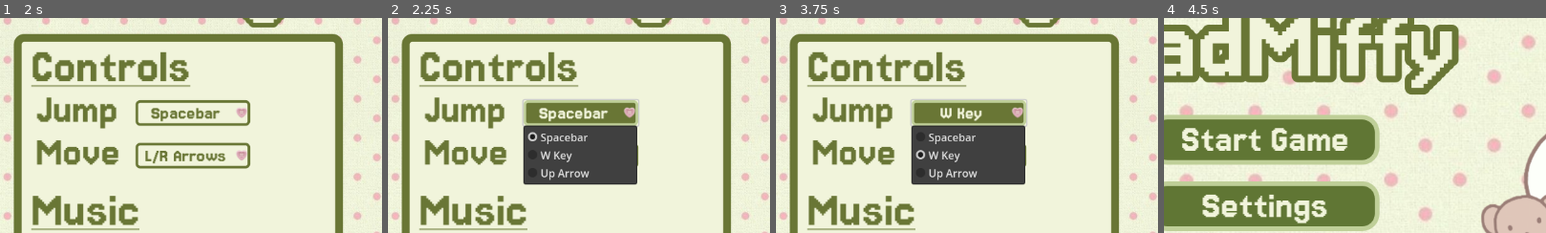
Above: before the commit, frames 1-4 (left to right).
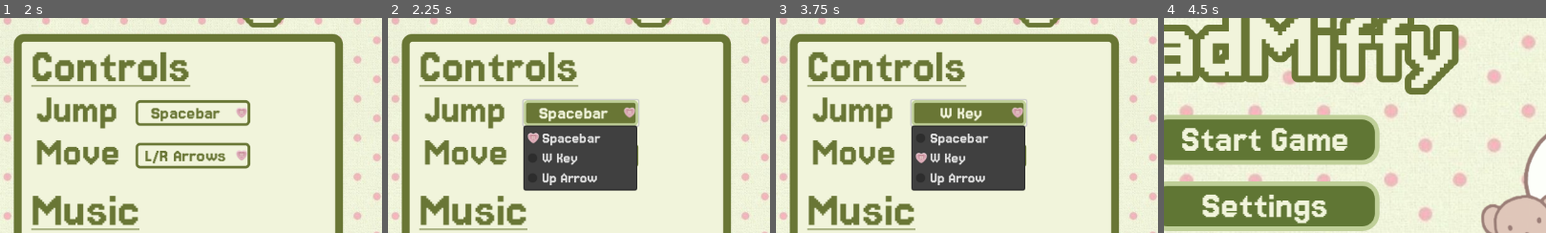
Above: after the commit, the same moments.

Repository: OhKay404/MadMiffy
Game: Godot game, scene res://Scenes/winner_screen.tscn
Two runs of this game, one before a commit and one after it. Both use one fixed random seed, a clock stepped at 60 frames per second and the inputs below. This scene is started directly instead of the project's main scene.
Inputs:
- Up to frame 1 (2 s): click "Main Menu" at 0.5 s; click "Settings" at 1.25 s
- Up to frame 2 (2.25 s): click "Spacebar" at 2 s
- Up to frame 3 (3.75 s): click "L/R Arrows" at 2.75 s; click "W Key" at 3.5 s
- Up to frame 4 (4.5 s): click "Main Menu" at 4.25 s
The pictures show only the part of the screen within x 26-76%, y 24-74%; the shares and areas given below are measured in that part.

Frame 1 is identical in both runs. In frame 2, 2.3% of the frame differs, in the area x 35-66%, y 52-81%; in frame 3, 2.3%, in the area x 35-66%, y 53-81%; in frame 4, nothing differs.

Commit message:
Add theme to jump OptionButton, add hover state to main menu button in winner screen

Diff:
--- a/Scenes/settings_scene.tscn
+++ b/Scenes/settings_scene.tscn
@@ -17,6 +17,7 @@
 [ext_resource type="Texture2D" uid="uid://bowi4y47iuff6" path="res://Images/toggle_off.png" id="8_elywa"]
 [ext_resource type="Texture2D" uid="uid://coh535wwpkmk1" path="res://Images/dropdown_arrow.png" id="9_061es"]
 [ext_resource type="Script" uid="uid://cteyuhrb8jlj" path="res://Scripts/toggle_volume.gd" id="9_dpiik"]
+[ext_resource type="StyleBox" uid="uid://cpo48bxtl402y" path="res://StyleBoxFlats/dropdown_pressed.tres" id="9_qw1nj"]
 [ext_resource type="Script" uid="uid://s45yub28utri" path="res://Scripts/move_drop.gd" id="9_ye64u"]
 
 [sub_resource type="StyleBoxFlat" id="StyleBoxFlat_li81v"]
@@ -31,17 +32,10 @@
 corner_radius_bottom_right = 15
 corner_radius_bottom_left = 15
 
-[sub_resource type="StyleBoxFlat" id="StyleBoxFlat_2r5g8"]
-bg_color = Color(0.909804, 0.92549, 0.8, 1)
-border_width_left = 4
-border_width_top = 4
-border_width_right = 4
-border_width_bottom = 4
-border_color = Color(0.411765, 0.462745, 0.207843, 1)
-corner_radius_top_left = 6
-corner_radius_top_right = 6
-corner_radius_bottom_right = 6
-corner_radius_bottom_left = 6
+[sub_resource type="Theme" id="Theme_qw1nj"]
+PopupMenu/font_sizes/font_size = 25
+PopupMenu/fonts/font = ExtResource("2_2kfxj")
+PopupMenu/icons/radio_checked = ExtResource("9_061es")
 
 [sub_resource type="Animation" id="Animation_ibs2t"]
 length = 0.001
@@ -187,6 +181,7 @@
 offset_right = 682.586
 offset_bottom = 313.176
 mouse_default_cursor_shape = 2
+theme = SubResource("Theme_qw1nj")
 theme_override_colors/font_hover_pressed_color = Color(0.945098, 0.956863, 0.858824, 1)
 theme_override_colors/font_hover_color = Color(0.945098, 0.956863, 0.858824, 1)
 theme_override_colors/font_color = Color(0.411765, 0.462745, 0.207843, 1)
@@ -196,7 +191,7 @@
 theme_override_font_sizes/font_size = 30
 theme_override_styles/hover_pressed = ExtResource("8_2r5g8")
 theme_override_styles/hover = ExtResource("8_2r5g8")
-theme_override_styles/pressed = SubResource("StyleBoxFlat_2r5g8")
+theme_override_styles/pressed = ExtResource("9_qw1nj")
 theme_override_styles/normal = ExtResource("8_221nc")
 theme_override_icons/arrow = ExtResource("9_061es")
 alignment = 1
@@ -228,6 +223,7 @@
 theme_override_font_sizes/font_size = 30
 theme_override_styles/hover_pressed = ExtResource("8_2r5g8")
 theme_override_styles/hover = ExtResource("8_2r5g8")
+theme_override_styles/pressed = ExtResource("9_qw1nj")
 theme_override_styles/normal = ExtResource("8_221nc")
 theme_override_icons/arrow = ExtResource("9_061es")
 alignment = 1
--- a/Scenes/winner_screen.tscn
+++ b/Scenes/winner_screen.tscn
@@ -261,4 +261,6 @@
 
 [connection signal="button_down" from="Button" to="Button" method="_on_button_down"]
 [connection signal="button_up" from="Button" to="Button" method="_on_button_up"]
+[connection signal="mouse_entered" from="Button" to="Button" method="_on_mouse_entered"]
+[connection signal="mouse_exited" from="Button" to="Button" method="_on_mouse_exited"]
 [connection signal="pressed" from="Button" to="." method="_on_button_pressed"]
--- a/Scripts/win_button.gd
+++ b/Scripts/win_button.gd
@@ -8,6 +8,8 @@
 	pivot_offset = size * Vector2(0.5, 1.0)
 	button_down.connect(_on_button_down)
 	button_up.connect(_on_button_up)
+	mouse_entered.connect(_on_mouse_entered)
+	mouse_exited.connect(_on_mouse_exited)
 
 # Called every frame. 'delta' is the elapsed time since the previous frame.
 func _process(delta: float) -> void:
@@ -26,3 +28,20 @@
 	tween.set_ease(Tween.EASE_OUT)
 	tween.set_trans(Tween.TRANS_CIRC)
 	tween.tween_property(self, "scale", Vector2(1, 1), 0.1)
+
+
+
+func _on_mouse_entered() -> void:
+	if tween: tween.kill()
+	tween = create_tween()
+	tween.set_ease(Tween.EASE_OUT)
+	tween.set_trans(Tween.TRANS_CIRC)
+	tween.tween_property(self, "position", Vector2(position.x, original_Y - 8), 0.1)
+
+
+func _on_mouse_exited() -> void:
+	if tween: tween.kill()
+	tween = create_tween()
+	tween.set_ease(Tween.EASE_OUT)
+	tween.set_trans(Tween.TRANS_CIRC)
+	tween.tween_property(self, "position", Vector2(position.x, original_Y), 0.1)
--- /dev/null
+++ b/StyleBoxFlats/dropdown_pressed.tres
@@ -0,0 +1,13 @@
+[gd_resource type="StyleBoxFlat" format=3 uid="uid://cpo48bxtl402y"]
+
+[resource]
+bg_color = Color(0.909804, 0.92549, 0.8, 1)
+border_width_left = 4
+border_width_top = 4
+border_width_right = 4
+border_width_bottom = 4
+border_color = Color(0.411765, 0.462745, 0.207843, 1)
+corner_radius_top_left = 6
+corner_radius_top_right = 6
+corner_radius_bottom_right = 6
+corner_radius_bottom_left = 6
Not shown: 1 places in Scenes/settings_scene.tscn that only renumber resources
